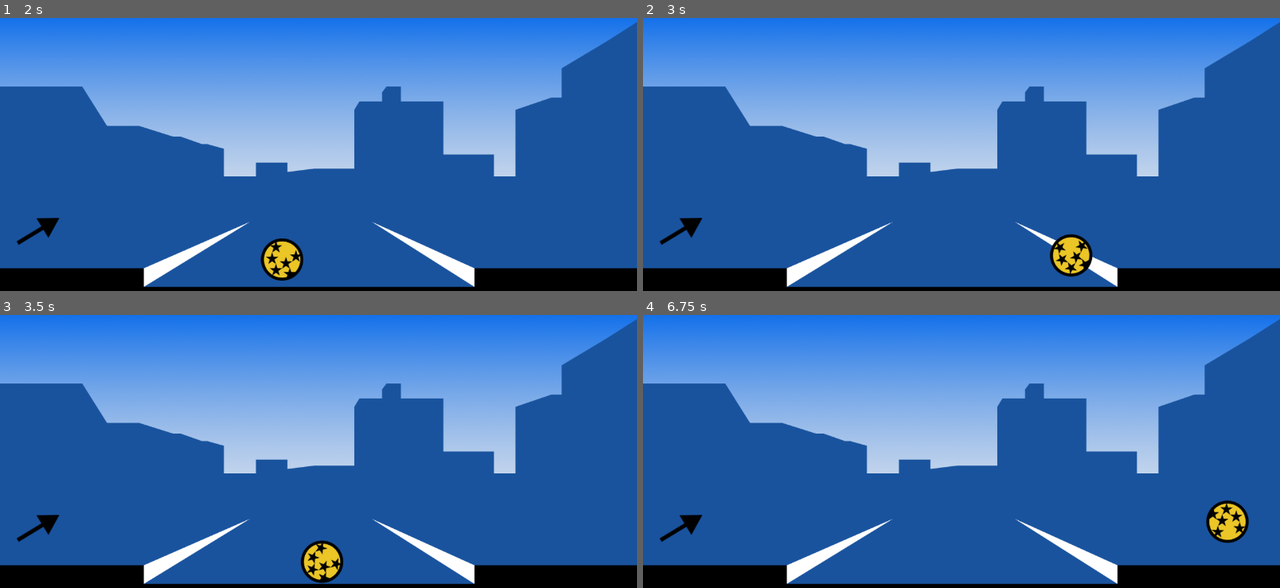
Above: before the commit, frames 1-4 (two rows, left to right).
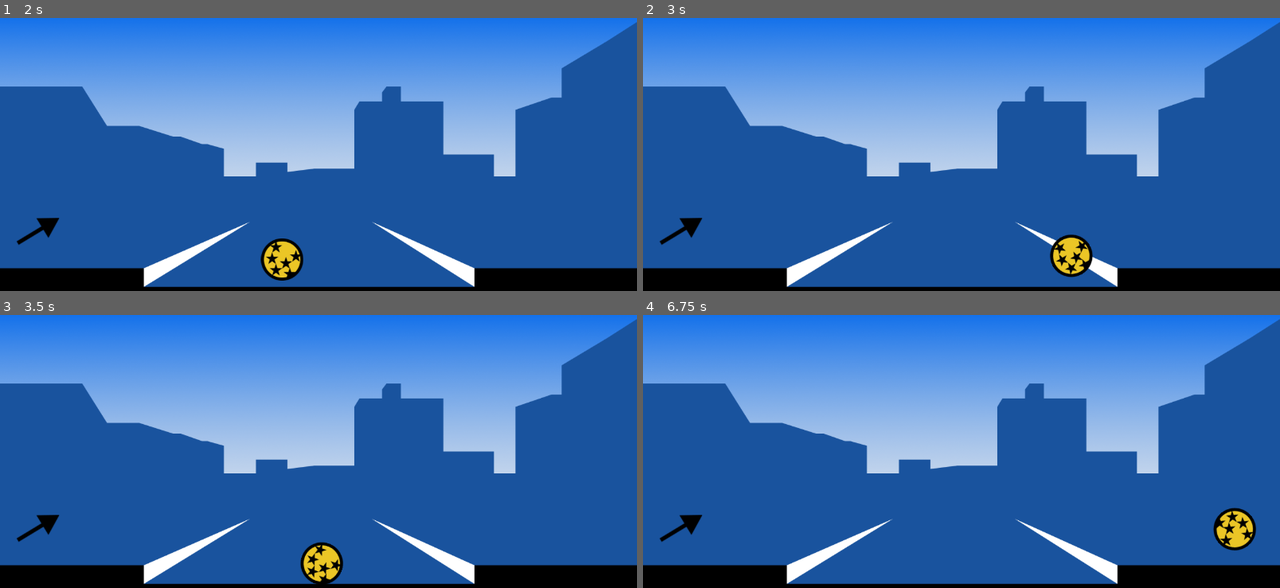
Above: after the commit, the same moments.

Repository: Ravenyy/Godot-Curbs
Game: Godot game, scene res://src/scene1.tscn
Same seed, same stepped clock (60 frames per second), same inputs: the game is played once before the commit and once after it.
Inputs (mouse positions are in pixels of both pictures, inside the frame that each line leads up to):
- Up to frame 1 (2 s): tap Enter at 0.5 s; move the mouse to (286, 209) at 0.52 s; press the mouse at (286, 209) at 0.53 s; tap Space at 1.25 s; move the mouse to (509, 195) at 1.27 s; release the mouse at (509, 195) at 1.28 s; click (509, 195) at 1.35 s
- Up to frame 2 (3 s): move the mouse to (770, 113) at 2.02 s; press the mouse at (770, 113) at 2.03 s; move the mouse to (993, 154) at 2.77 s; release the mouse at (993, 154) at 2.78 s; click (993, 154) at 2.85 s
- Up to frame 3 (3.5 s): no input
- Up to frame 4 (6.75 s): move the mouse to (865, 383) at 3.52 s; press the mouse at (865, 383) at 3.53 s; move the mouse to (1101, 437) at 4.27 s; release the mouse at (1101, 437) at 4.28 s; click (1101, 437) at 4.35 s; move the mouse to (834, 465) at 5.02 s; press the mouse at (834, 465) at 5.03 s; move the mouse to (1025, 391) at 5.77 s; release the mouse at (1025, 391) at 5.78 s; click (1025, 391) at 5.85 s; move the mouse to (929, 506) at 6.52 s; press the mouse at (929, 506) at 6.53 s

Frame 1 is identical in both runs. In frame 2, 0.2% of the frame differs, in the area x 63-71%, y 79-96%; in frame 3, 0.4%; in frame 4, 0.9%, in the area x 88-97%, y 67-87%.

Commit message:
Sie odbija

Diff:
--- a/src/ball.tscn
+++ b/src/ball.tscn
@@ -12,6 +12,8 @@
 [node name="Ball" type="Node2D"]
 
 [node name="RigidBody2D" type="RigidBody2D" parent="."]
+collision_layer = 3
+collision_mask = 3
 mode = 1
 physics_material_override = SubResource( 2 )
 gravity_scale = 6.0
--- a/src/main.gd
+++ b/src/main.gd
@@ -1,5 +1,10 @@
 extends Node2D
 
+onready var ball = $Ball
 
 func _ready():
 	pass
+
+
+func _on_Area2D_body_entered(ball):
+	print("cokolwiek")
--- /dev/null
+++ b/src/right_curb.gd
@@ -0,0 +1,5 @@
+extends Node2D
+
+
+func _on_Area2D_body_entered(body):
+	print("dziala")
--- a/src/right_curb.tscn
+++ b/src/right_curb.tscn
@@ -1,11 +1,28 @@
-[gd_scene load_steps=2 format=2]
+[gd_scene load_steps=4 format=2]
+
+[ext_resource path="res://src/right_curb.gd" type="Script" id=1]
+
+[sub_resource type="RectangleShape2D" id=2]
+extents = Vector2( 142, 10 )
 
 [sub_resource type="RectangleShape2D" id=1]
 extents = Vector2( 142, 10 )
 
 [node name="Node2D" type="Node2D"]
+script = ExtResource( 1 )
 
 [node name="StaticBody2D" type="StaticBody2D" parent="."]
+collision_layer = 2
+collision_mask = 2
 
 [node name="CollisionShape2D" type="CollisionShape2D" parent="StaticBody2D"]
+shape = SubResource( 2 )
+
+[node name="Area2D" type="Area2D" parent="."]
+collision_layer = 2
+collision_mask = 2
+
+[node name="CollisionShape2D" type="CollisionShape2D" parent="Area2D"]
 shape = SubResource( 1 )
+
+[connection signal="body_entered" from="Area2D" to="." method="_on_Area2D_body_entered"]
--- a/src/scene1.tscn
+++ b/src/scene1.tscn
@@ -5,9 +5,13 @@
 [ext_resource path="res://assets/arrow.png" type="Texture" id=3]
 [ext_resource path="res://src/ball.tscn" type="PackedScene" id=4]
 [ext_resource path="res://src/asphalt.tscn" type="PackedScene" id=5]
-[ext_resource path="res://src/right_curb.tscn" type="PackedScene" id=6]
-[ext_resource path="res://src/left_curb.tscn" type="PackedScene" id=7]
 [ext_resource path="res://src/main.gd" type="Script" id=8]
+
+[sub_resource type="RectangleShape2D" id=1]
+extents = Vector2( 534.5, 19 )
+
+[sub_resource type="RectangleShape2D" id=2]
+extents = Vector2( 534.5, 19 )
 
 [node name="Main" type="Node2D"]
 script = ExtResource( 8 )
@@ -42,13 +46,26 @@
 position = Vector2( 153, 374 )
 
 [node name="Asphalt" parent="." instance=ExtResource( 5 )]
-position = Vector2( 608, 558 )
+position = Vector2( 597, 558 )
 scale = Vector2( 2, 1 )
 
-[node name="Right Curb" parent="." instance=ExtResource( 6 )]
-position = Vector2( 1237, 523 )
-scale = Vector2( 2, 1.9 )
+[node name="Left Curb" parent="." instance=ExtResource( 5 )]
+position = Vector2( -63, 523 )
+scale = Vector2( 1, 1.2 )
 
-[node name="Left Curb" parent="." instance=ExtResource( 7 )]
-position = Vector2( 4, 523 )
-scale = Vector2( 2, 1.9 )
+[node name="Right Curb" type="Area2D" parent="."]
+position = Vector2( 1122, 515 )
+collision_layer = 2
+collision_mask = 2
+
+[node name="StaticBody2D" type="StaticBody2D" parent="Right Curb"]
+
+[node name="CollisionShape2D" type="CollisionShape2D" parent="Right Curb/StaticBody2D"]
+position = Vector2( 366.5, 8 )
+shape = SubResource( 1 )
+
+[node name="CollisionShape2D" type="CollisionShape2D" parent="Right Curb"]
+position = Vector2( 366.5, 8 )
+shape = SubResource( 2 )
+
+[connection signal="body_entered" from="Right Curb" to="." method="_on_Area2D_body_entered"]
